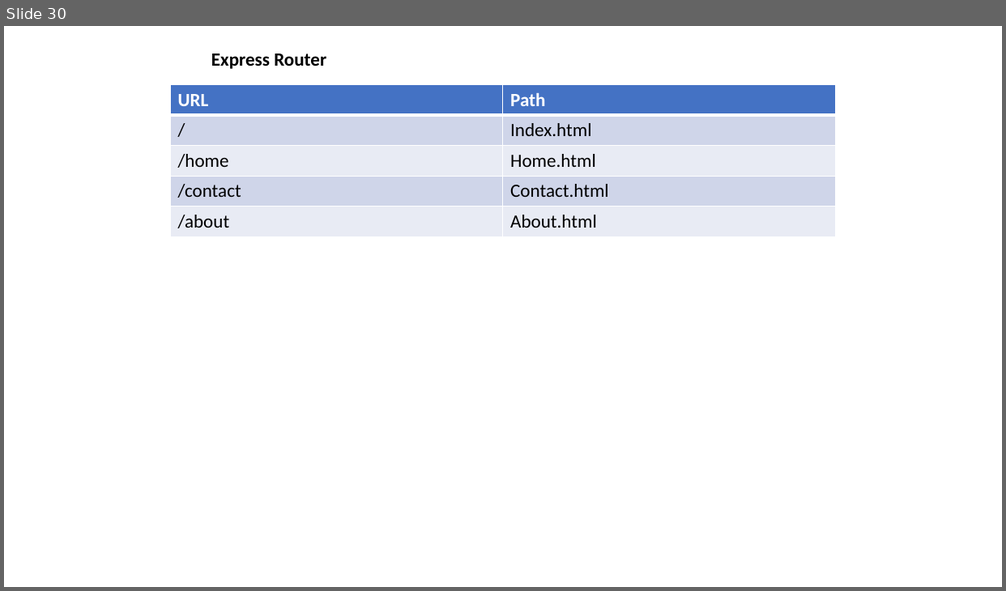
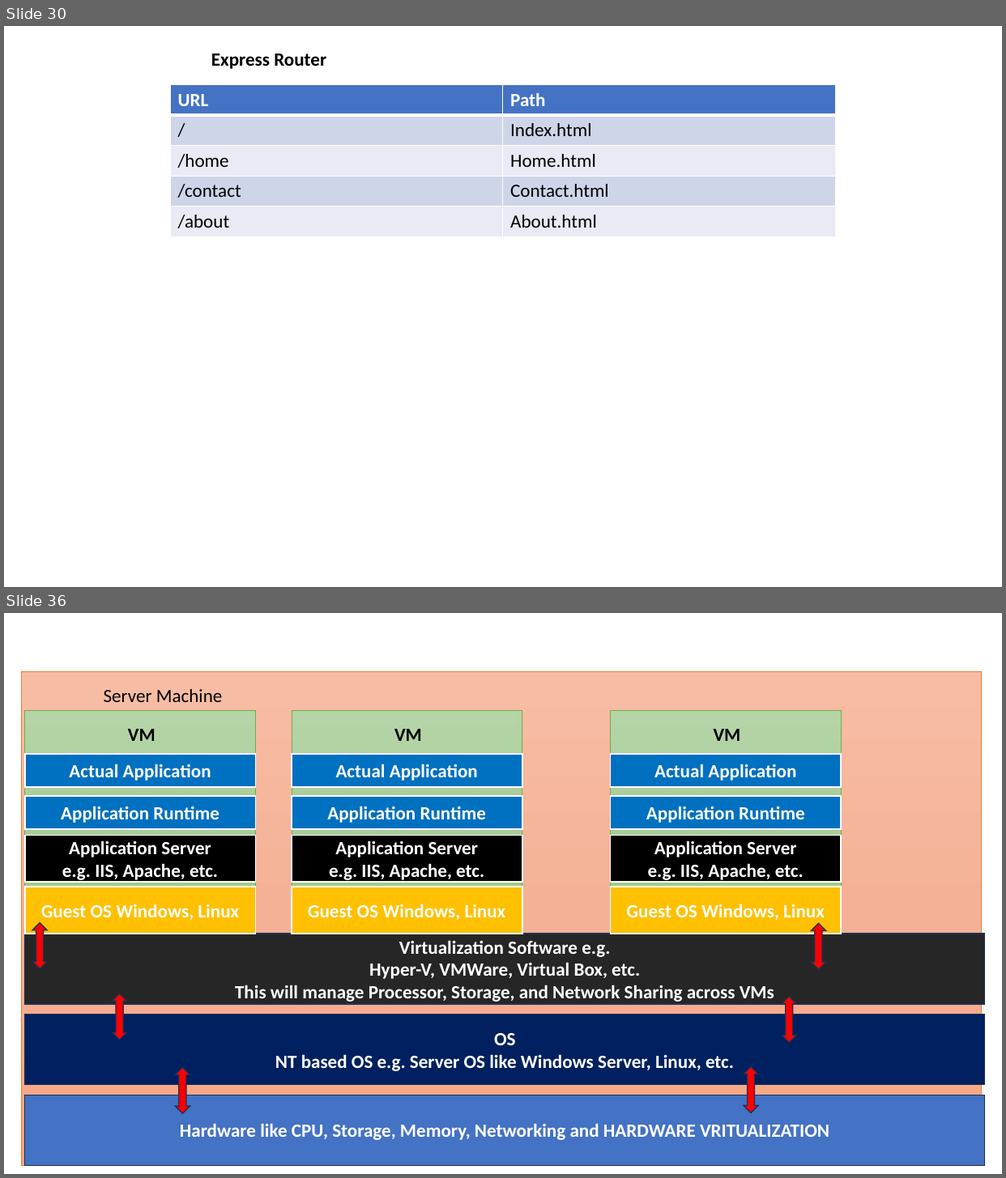
Before and after one commit to maheshsabnis/ugam, a slide deck: Training_Presentetions.pptx. Shown one above the other, each under a label of ours: slide 30 before the commit, slides 30 and 36 after it; the slides between them are not shown. The pictures are 1006x591 and 1006x1178 pixels, drawn with LibreOffice and Linux fonts; fonts in the diff are those of the drawing. Boxes give left, top, right and bottom in pixels: in the first picture for what was removed or moved away, otherwise in the second. Text is boxed around its words. In the diff, an @@ line names an element or a change of style, - is before the commit and + after.

```diff
--- a/Training_Presentetions.pptx
+++ b/Training_Presentetions.pptx
@@ slide 36 added at <box>4,613,1002,1174</box>, background #FFFFFF @@
@@ rectangle added at <box>21,671,982,1165</box>, fill gradient #F7BDA5 to #F5B196 to #F8A582, outline #ED7D31 0.5 pt @@
@@ text added at <box>104,689,223,702</box>, 18 pt, text #000000 @@
+Server Machine
@@ rectangle added at <box>25,710,256,934</box>, fill gradient #B5D5A7 to #AACE9A to #9CC987, outline #70AD47 0.5 pt @@
@@ text added at <box>128,729,155,741</box>, 18 pt, text #000000, bold @@
+VM
@@ rectangle added at <box>292,710,522,934</box>, fill gradient #B5D5A7 to #AACE9A to #9CC987, outline #70AD47 0.5 pt @@
@@ text added at <box>394,729,422,741</box>, 18 pt, text #000000, bold @@
+VM
@@ rectangle added at <box>611,710,841,934</box>, fill gradient #B5D5A7 to #AACE9A to #9CC987, outline #70AD47 0.5 pt @@
@@ text added at <box>714,729,741,741</box>, 18 pt, text #000000, bold @@
+VM
@@ rectangle added at <box>25,755,256,787</box>, fill #0070C0, outline #FFFFFF 1.5 pt, 18 pt, text #FFFFFF, bold @@
+Actual Application
@@ rectangle added at <box>292,755,522,787</box>, fill #0070C0, outline #FFFFFF 1.5 pt, 18 pt, text #FFFFFF, bold @@
+Actual Application
@@ rectangle added at <box>611,755,841,787</box>, fill #0070C0, outline #FFFFFF 1.5 pt, 18 pt, text #FFFFFF, bold @@
+Actual Application
@@ rectangle added at <box>25,796,256,829</box>, fill #0070C0, outline #FFFFFF 1.5 pt, 18 pt, text #FFFFFF, bold @@
+Application Runtime
@@ rectangle added at <box>292,796,522,829</box>, fill #0070C0, outline #FFFFFF 1.5 pt, 18 pt, text #FFFFFF, bold @@
+Application Runtime
@@ rectangle added at <box>611,796,841,829</box>, fill #0070C0, outline #FFFFFF 1.5 pt, 18 pt, text #FFFFFF, bold @@
+Application Runtime
@@ rectangle added at <box>25,835,256,882</box>, fill #000000, outline #FFFFFF 1.5 pt, 18 pt, text #FFFFFF, bold @@
+Application Server
+e.g. IIS, Apache, etc.
@@ rectangle added at <box>292,835,522,882</box>, fill #000000, outline #FFFFFF 1.5 pt, 18 pt, text #FFFFFF, bold @@
+Application Server
+e.g. IIS, Apache, etc.
@@ rectangle added at <box>611,835,841,882</box>, fill #000000, outline #FFFFFF 1.5 pt, 18 pt, text #FFFFFF, bold @@
+Application Server
+e.g. IIS, Apache, etc.
@@ rectangle added at <box>25,887,256,934</box>, fill #FFC000, outline #FFFFFF 1.5 pt, 18 pt, text #FFFFFF, bold @@
+Guest OS Windows, Linux
@@ rectangle added at <box>292,887,522,934</box>, fill #FFC000, outline #FFFFFF 1.5 pt, 18 pt, text #FFFFFF, bold @@
+Guest OS Windows, Linux
@@ rectangle added at <box>611,887,841,934</box>, fill #FFC000, outline #FFFFFF 1.5 pt, 18 pt, text #FFFFFF, bold @@
+Guest OS Windows, Linux
@@ up down arrow added at <box>32,923,48,969</box>, fill #FF0000, outline #1E3256 1 pt @@
@@ up down arrow added at <box>811,924,826,970</box>, fill #FF0000, outline #1E3256 1 pt @@
@@ rectangle added at <box>25,934,986,1004</box>, fill #262626, outline #1E3256 1 pt, 18 pt, text #FFFFFF, bold @@
+Virtualization Software e.g.
+Hyper-V, VMWare, Virtual Box, etc.
+This will manage Processor, Storage, and Network Sharing across VMs
@@ up down arrow added at <box>113,994,127,1041</box>, fill #FF0000, outline #1E3256 1 pt @@
@@ up down arrow added at <box>782,997,797,1043</box>, fill #FF0000, outline #1E3256 1 pt @@
@@ rectangle added at <box>25,1014,986,1084</box>, fill #002060, outline #1E3256 1 pt, 18 pt, text #FFFFFF, bold @@
+OS
+NT based OS e.g. Server OS like Windows Server, Linux, etc.
@@ up down arrow added at <box>176,1067,190,1114</box>, fill #FF0000, outline #1E3256 1 pt @@
@@ up down arrow added at <box>744,1067,759,1114</box>, fill #FF0000, outline #1E3256 1 pt @@
@@ rectangle added at <box>25,1095,986,1165</box>, fill #4472C4, outline #1E3256 1 pt, 18 pt, text #FFFFFF, bold @@
+Hardware like CPU, Storage, Memory, Networking and HARDWARE VRITUALIZATION
```
Also in this commit, not shown: 8 other slides added, 9 other files.
